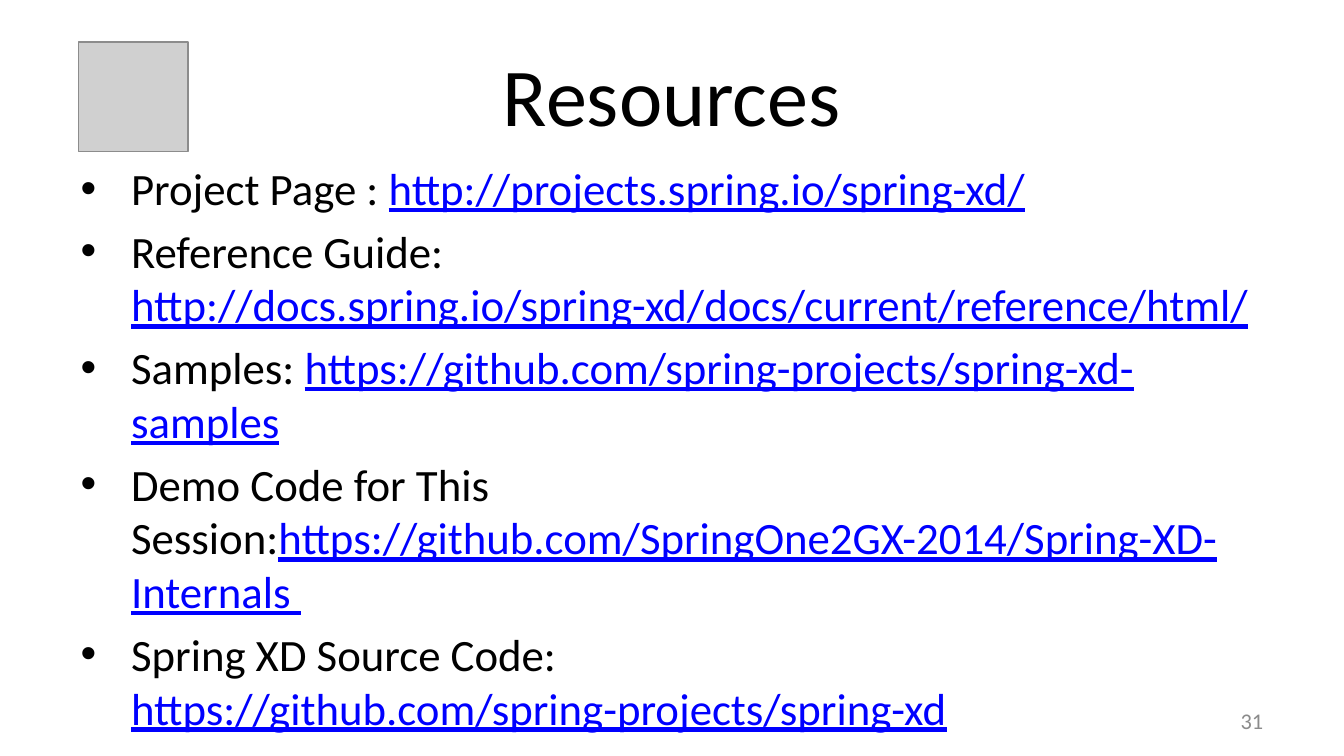
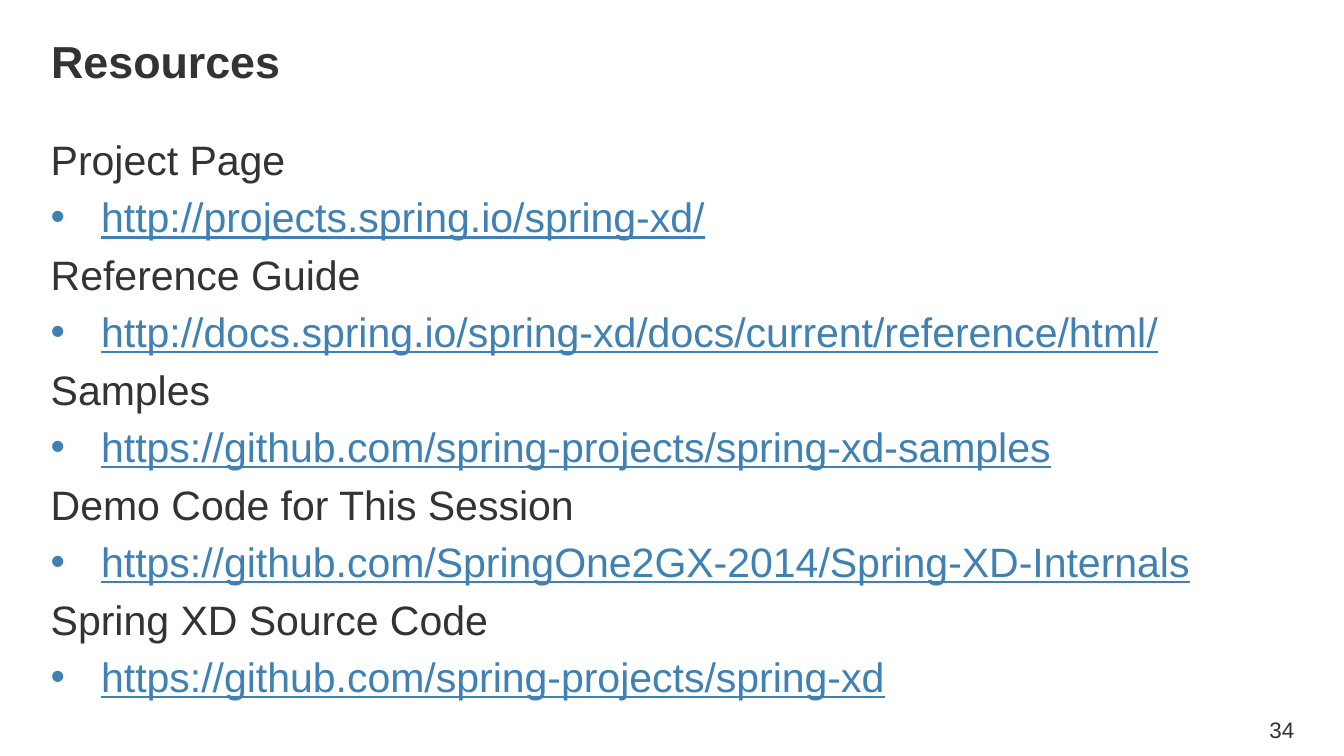
Before and after one commit to SpringOne2GX-2014/Spring-XD-Internals, a slide deck: slide 34 of Spring-XD-Internals-A-Guided-Tour.pptx (slide 31 before the commit). Drawn at 1344x756 pixels with LibreOffice and Linux fonts; fonts in the diff are those of the drawing; grey boxes stand for pictures; background and template pictures are left out. Boxes give left, top, right and bottom in pixels: in the first picture for what was removed or moved away, otherwise in the second. Text is boxed around its words. In the diff, an @@ line names an element or a change of style, - is before the commit and + after.

Commit message:
Updated formatting for slides

```diff
--- a/Spring-XD-Internals-A-Guided-Tour.pptx
+++ b/Spring-XD-Internals-A-Guided-Tour.pptx
@@ title "Resources": place and size @@
-title "Resources" at <box>503,73,841,127</box>
+title "Resources" at <box>51,47,280,79</box>
@@ title "Resources" at <box>51,47,280,79</box>: size 44 to 24 pt, font Calibri to Arial, text colour #000000 to #333333, bold on; alignment centre to left @@
@@ picture removed at <box>78,42,187,151</box> @@
@@ text at <box>51,145,1189,700</box>: text changed; size 24 to 22 pt; font Calibri to Arial; text colour #0000FF to #3F81B3 @@
-• Project Page : http://projects.spring.io/spring-xd/
-• Reference Guide: http://docs.spring.io/spring-xd/docs/current/reference/html/
-• Samples: https://github.com/spring-projects/spring-xd-samples
-• Demo Code for This Session:https://github.com/SpringOne2GX-2014/Spring-XD-Internals
-• Spring XD Source Code: https://github.com/spring-projects/spring-xd
+Project Page
+• http://projects.spring.io/spring-xd/
+Reference Guide
+• http://docs.spring.io/spring-xd/docs/current/reference/html/
+Samples
+• https://github.com/spring-projects/spring-xd-samples
+Demo Code for This Session
+• https://github.com/SpringOne2GX-2014/Spring-XD-Internals
+Spring XD Source Code
+• https://github.com/spring-projects/spring-xd
@@ page number removed at <box>1241,714,1264,729</box> @@
-31
@@ page number added at <box>1269,722,1294,739</box>, 12 pt, text #333333 @@
+34
```
Also in this commit, not shown: 30 other slides changed, 3 slides added.
